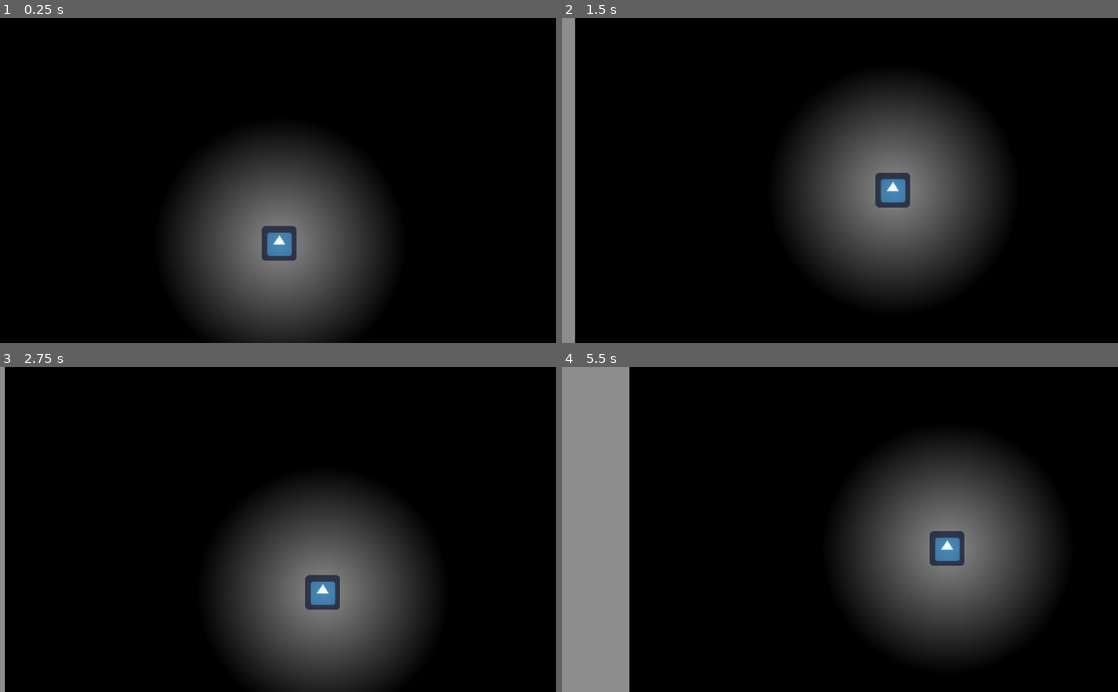
Above: before the commit, frames 1-4 (two rows, left to right).
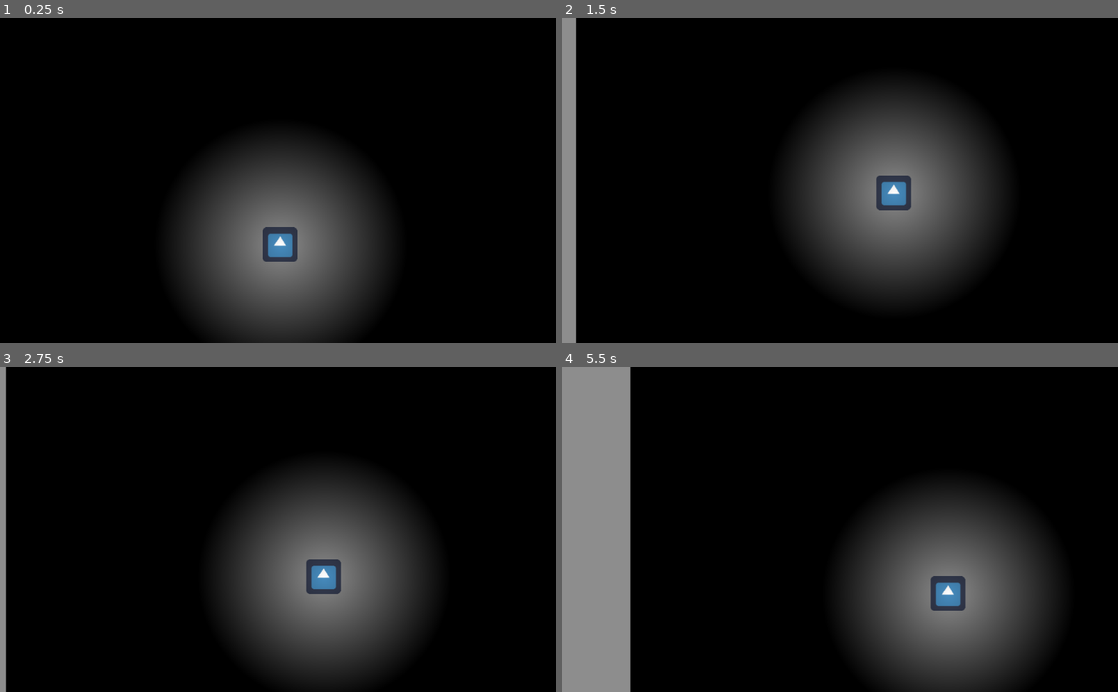
Above: after the commit, the same moments.

Repository: carlosecb/meeting_jam
Game: Godot game, scene res://Node2D.tscn
Same seed, same stepped clock (60 frames per second), same inputs: the game is played once before the commit and once after it. The engine's default icon, where the game draws it, is replaced by a stand-in: a white triangle on a blue panel in a dark square.
Inputs:
- Up to frame 1 (0.25 s): no input
- Up to frame 2 (1.5 s): tap Enter at 0.5 s; hold Space (jump) 0.53-1.28 s; hold D (right) from 0.53 s (still down); tap Space (jump) at 1.35 s
- Up to frame 3 (2.75 s): tap Space (jump) at 1.52, 1.82 s; release D (right) at 2.03 s; hold A (left) from 2.03 s (still down); hold Space (jump) from 2.03 s (still down)
- Up to frame 4 (5.5 s): release A (left) at 2.78 s; release Space (jump) at 2.78 s; hold D (right) 2.78-4.28 s; tap Space (jump) at 2.85, 3.02, 3.32, 4.35, 4.52, 4.82 s; hold Space (jump) 3.53-4.28 s; hold A (left) 4.28-5.03 s; hold D (right) from 5.03 s (still down); hold Space (jump) from 5.03 s (still down)

The runs differ from the first frame. In frame 1, 0.2% of the frame differs, in the area x 47-54%, y 63-75%; in frame 2, 0.7%; in frame 3, 1.1%; in frame 4, 17%, in the area x 12-88%, y 0-100%.

Commit message:
Moviment revision
Glider is now active during key hold, which seens more intuitive.

Diff:
--- a/src/Node2D.tscn
+++ b/src/Node2D.tscn
@@ -1,18 +1,11 @@
-[gd_scene load_steps=9 format=2]
+[gd_scene load_steps=6 format=2]
 
 [ext_resource path="res://background.png" type="Texture" id=1]
 [ext_resource path="res://icon.png" type="Texture" id=2]
-[ext_resource path="res://KinematicBody2D.gd" type="Script" id=3]
-[ext_resource path="res://gradient_circle.shader" type="Shader" id=4]
+[ext_resource path="res://Player.tscn" type="PackedScene" id=3]
 
 [sub_resource type="RectangleShape2D" id=1]
-extents = Vector2( 34.256, 32.3452 )
-
-[sub_resource type="ShaderMaterial" id=2]
-shader = ExtResource( 4 )
-
-[sub_resource type="RectangleShape2D" id=3]
-extents = Vector2( 35, 35 )
+extents = Vector2( 31.9763, 32.0017 )
 
 [sub_resource type="RectangleShape2D" id=4]
 extents = Vector2( 634.019, 10.495 )
@@ -34,32 +27,15 @@
 [node name="Sprite" type="Sprite" parent="StaticBody2D"]
 texture = ExtResource( 2 )
 
-[node name="KinematicBody2D" type="KinematicBody2D" parent="."]
-position = Vector2( 14.28, 106.307 )
-script = ExtResource( 3 )
-
-[node name="player" type="Sprite" parent="KinematicBody2D"]
-position = Vector2( 500, 300 )
-
-[node name="icon" type="Sprite" parent="KinematicBody2D/player"]
-texture = ExtResource( 2 )
-
-[node name="gradint_circle_shader" type="Sprite" parent="KinematicBody2D/player"]
-material = SubResource( 2 )
-position = Vector2( 1.50732, 0 )
-scale = Vector2( 9.16083, 9.16083 )
-texture = ExtResource( 1 )
-
-[node name="CollisionShape2D" type="CollisionShape2D" parent="KinematicBody2D"]
-position = Vector2( 498.93, 299.961 )
-shape = SubResource( 3 )
-
-[node name="Camera2D" type="Camera2D" parent="KinematicBody2D"]
-position = Vector2( 500, 300 )
+[node name="Player" parent="." instance=ExtResource( 3 )]
+position = Vector2( 515.669, 414.122 )
 
 [node name="StaticBody2D2" type="StaticBody2D" parent="."]
-position = Vector2( 6.34668, -11.1068 )
+editor/display_folded = true
+position = Vector2( 514.083, 460.135 )
+__meta__ = {
+"_edit_group_": true
+}
 
 [node name="CollisionShape2D" type="CollisionShape2D" parent="StaticBody2D2"]
-position = Vector2( 507.735, 472.829 )
 shape = SubResource( 4 )
--- a/src/KinematicBody2D.gd
+++ b/src/Player.gd
@@ -17,7 +17,7 @@
 export (int) var jump_power = -250
 export (int) var jump_extra = -5
 var on_glide = false
-export (int) var glide = 20
+export (int) var glide = 30
 
 var velocity = Vector2()
 
@@ -32,13 +32,14 @@
 	if Input.is_action_just_pressed('jump'):
 		if is_on_floor():
 			velocity.y = jump_power
-		elif on_glide:
-			on_glide = false
-		elif (velocity.y >= 0) and (not on_glide):
-			on_glide = true
 	if Input.is_action_pressed('jump'):
 		if velocity.y < 0:
 			velocity.y += jump_extra
+		elif (velocity.y >= 0) and (not on_glide):
+			on_glide = true
+	if Input.is_action_just_released("jump"):
+		if on_glide:
+			on_glide = false
 
 func _physics_process(delta):
 	get_input()
@@ -47,3 +48,7 @@
 	else:
 		velocity.y += gravity
 	velocity = move_and_slide(velocity, Vector2(0,-1))
+
+
+func _on_Visibility_area_entered(area):
+	pass # Replace with function body.
--- /dev/null
+++ b/src/Player.tscn
@@ -0,0 +1,40 @@
+[gd_scene load_steps=8 format=2]
+
+[ext_resource path="res://Player.gd" type="Script" id=1]
+[ext_resource path="res://icon.png" type="Texture" id=2]
+[ext_resource path="res://gradient_circle.shader" type="Shader" id=3]
+[ext_resource path="res://background.png" type="Texture" id=4]
+
+[sub_resource type="RectangleShape2D" id=1]
+extents = Vector2( 31.1661, 31.2844 )
+
+[sub_resource type="ShaderMaterial" id=2]
+shader = ExtResource( 3 )
+
+[sub_resource type="CircleShape2D" id=3]
+radius = 148.608
+
+[node name="Player" type="KinematicBody2D"]
+script = ExtResource( 1 )
+
+[node name="sprite" type="Sprite" parent="."]
+
+[node name="icon" type="Sprite" parent="sprite"]
+texture = ExtResource( 2 )
+
+[node name="CollisionShape2D" type="CollisionShape2D" parent="."]
+shape = SubResource( 1 )
+
+[node name="Camera2D" type="Camera2D" parent="."]
+
+[node name="Light" type="Area2D" parent="."]
+
+[node name="gradint_circle_shader" type="Sprite" parent="Light"]
+material = SubResource( 2 )
+position = Vector2( 1.50732, 0.630249 )
+scale = Vector2( 9.16083, 9.16083 )
+texture = ExtResource( 4 )
+
+[node name="CollisionShape2D" type="CollisionShape2D" parent="Light"]
+position = Vector2( 1.19209e-07, 0 )
+shape = SubResource( 3 )
